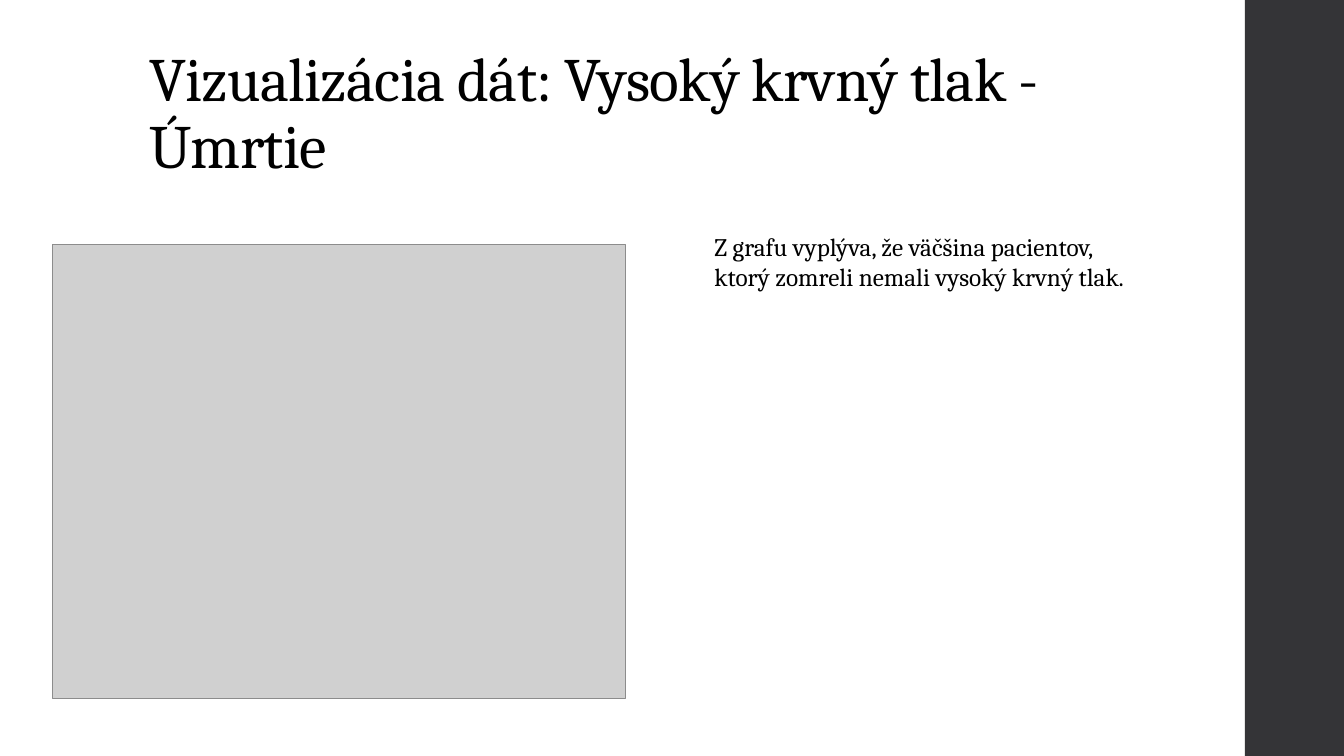
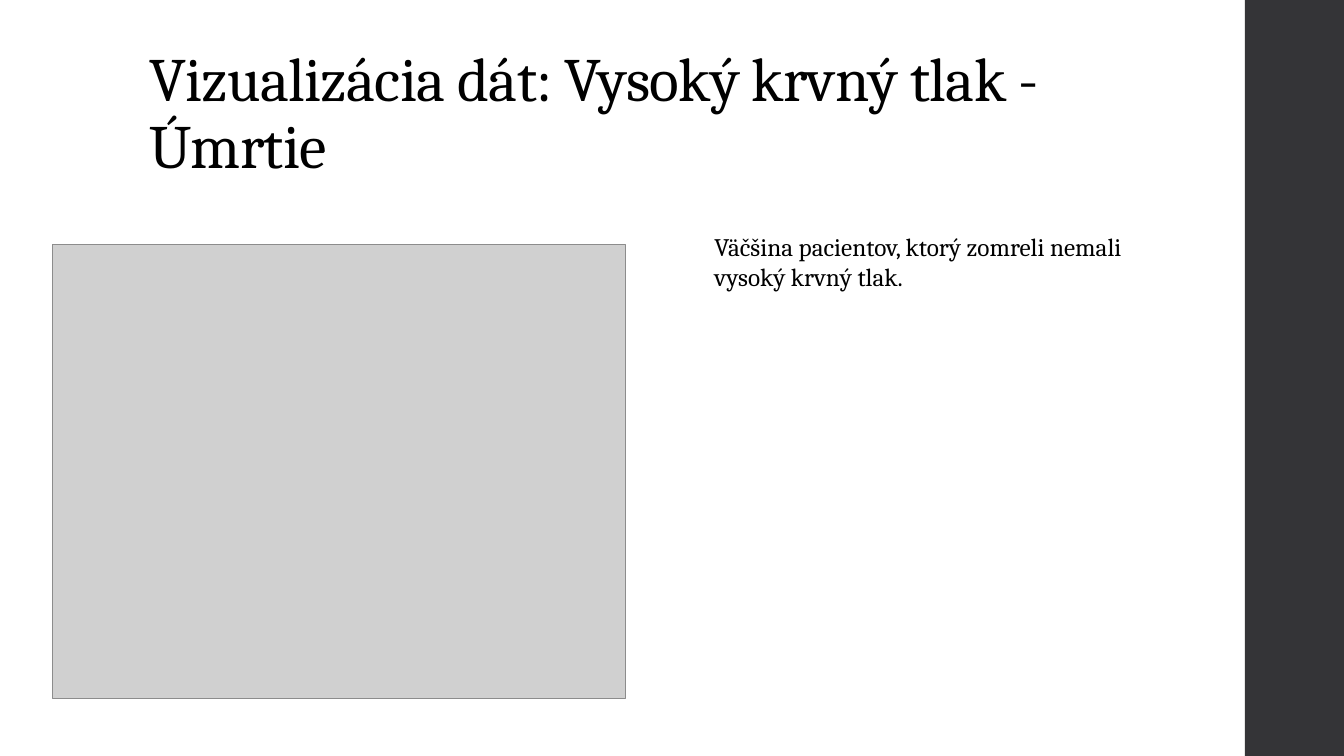
Before and after one commit to mvanko/Vanko_Martin_NS2021, a slide deck: slide 12 of Vanko Martin Predikcia zlyhania srdca.pptx (slide 13 before the commit). Drawn at 1344x756 pixels with LibreOffice and Linux fonts; fonts in the diff are those of the drawing; grey boxes stand for pictures. Boxes give left, top, right and bottom in pixels: in the first picture for what was removed or moved away, otherwise in the second. Text is boxed around its words. In the diff, an @@ line names an element or a change of style, - is before the commit and + after.

```diff
--- a/Vanko Martin Predikcia zlyhania srdca.pptx
+++ b/Vanko Martin Predikcia zlyhania srdca.pptx
@@ text at <box>714,238,1121,292</box>: text changed @@
-Z grafu vyplýva, že väčšina pacientov, ktorý zomreli nemali vysoký krvný tlak.
+Väčšina pacientov, ktorý zomreli nemali vysoký krvný tlak.
```
Also in this commit, not shown: 11 other slides changed, 10 slides added, 12 slides removed, 1 other file.
